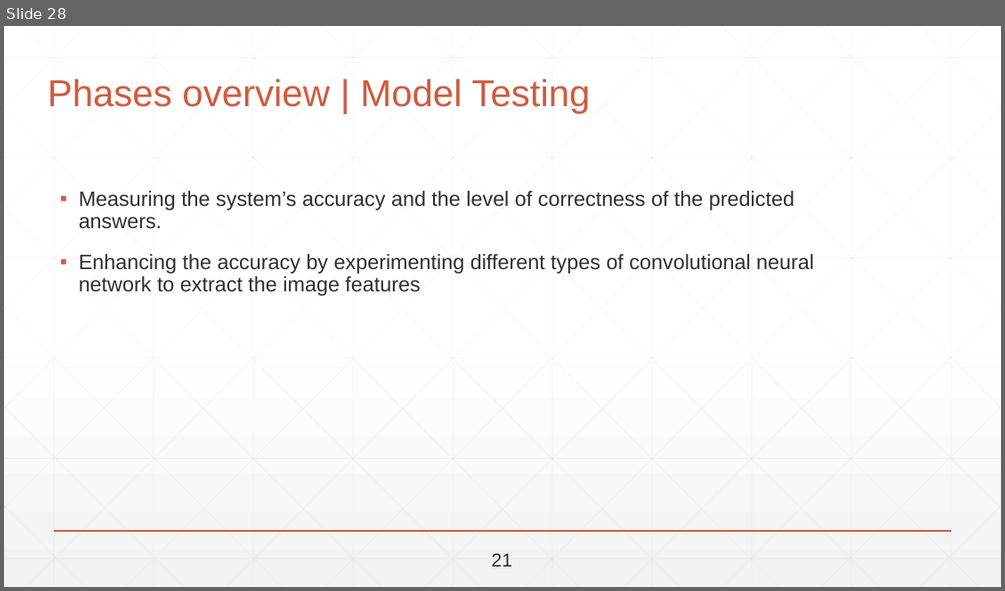
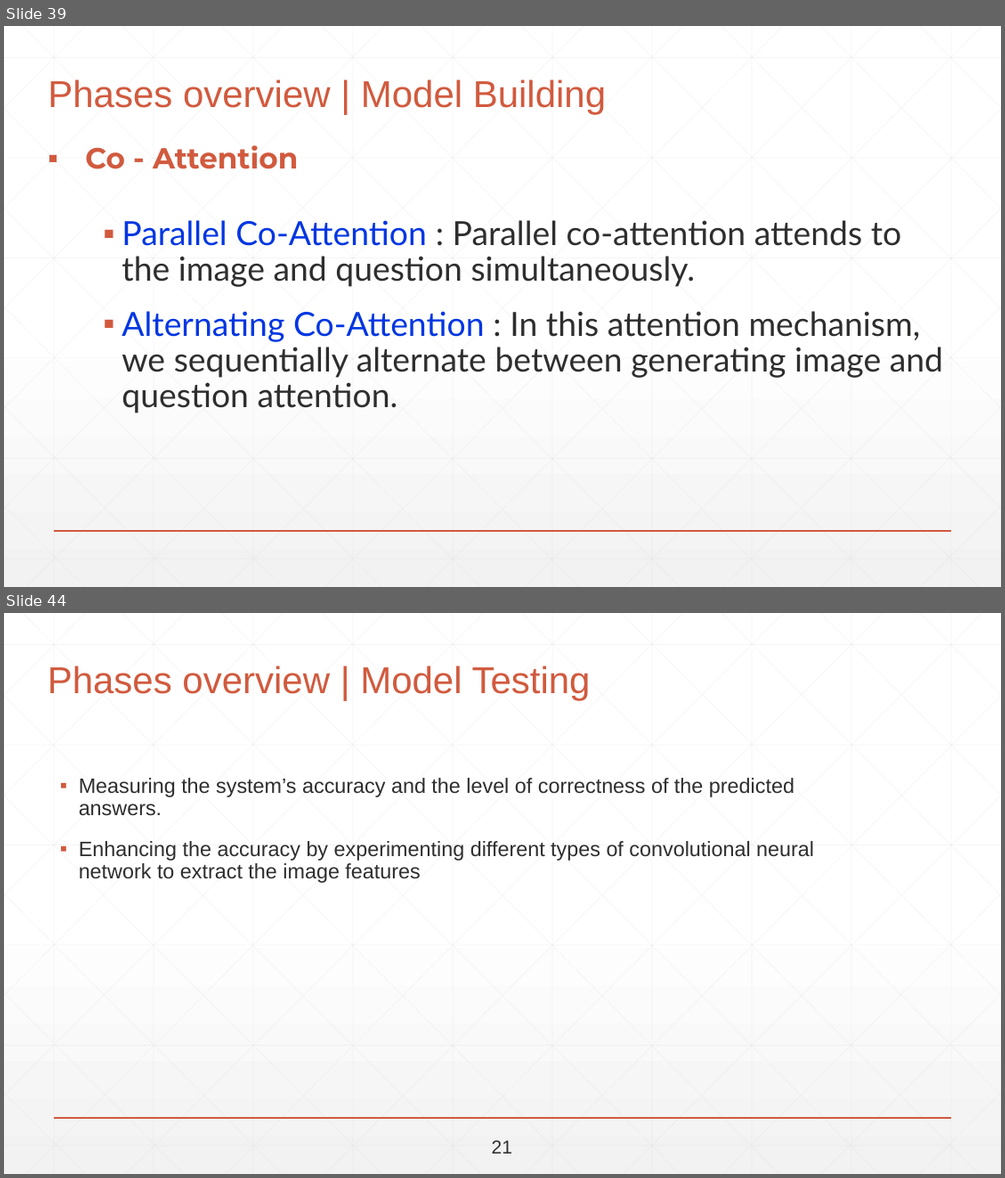
Before and after one commit to abdallahshaaban/Visual-Question-Answering, a slide deck: Second Seminar/Visual-QA Second Seminar.pptx. Shown one above the other, each under a label of ours: slide 28 before the commit, slides 39 and 44 after it; the slides between them are not shown. The pictures are 1005x591 and 1005x1178 pixels, drawn with LibreOffice and Linux fonts; fonts in the diff are those of the drawing. Boxes give left, top, right and bottom in pixels: in the first picture for what was removed or moved away, otherwise in the second. Text is boxed around its words. In the diff, an @@ line names an element or a change of style, - is before the commit and + after.

```diff
--- a/Second Seminar/Visual-QA Second Seminar.pptx
+++ b/Second Seminar/Visual-QA Second Seminar.pptx
@@ slide 39 added at bbox=[4, 26, 1001, 587], background gradient #FFFFFF to #F2F2F2; not listed: 47 template elements that a slide beside it also shows @@
@@ title added at bbox=[48, 79, 606, 114], 36 pt, text #D15A3E @@
+Phases overview | Model Building
@@ text added at bbox=[85, 145, 298, 169], 28 pt, text #D15A3E, bold @@
+▪ Co - Attention
@@ text added at bbox=[121, 220, 943, 413], 32 pt, text #2D2E2D @@
+▪ Parallel Co-Attention : Parallel co-attention attends to the image and question simultaneously.
+▪ Alternating Co-Attention : In this attention mechanism, we sequentially alternate between generating image and question attention.
@@ what was slide 28 is now slide 44 @@
```
Also in this commit, not shown: 13 slides changed, 21 other slides added, 5 slides removed, 1 other file.
